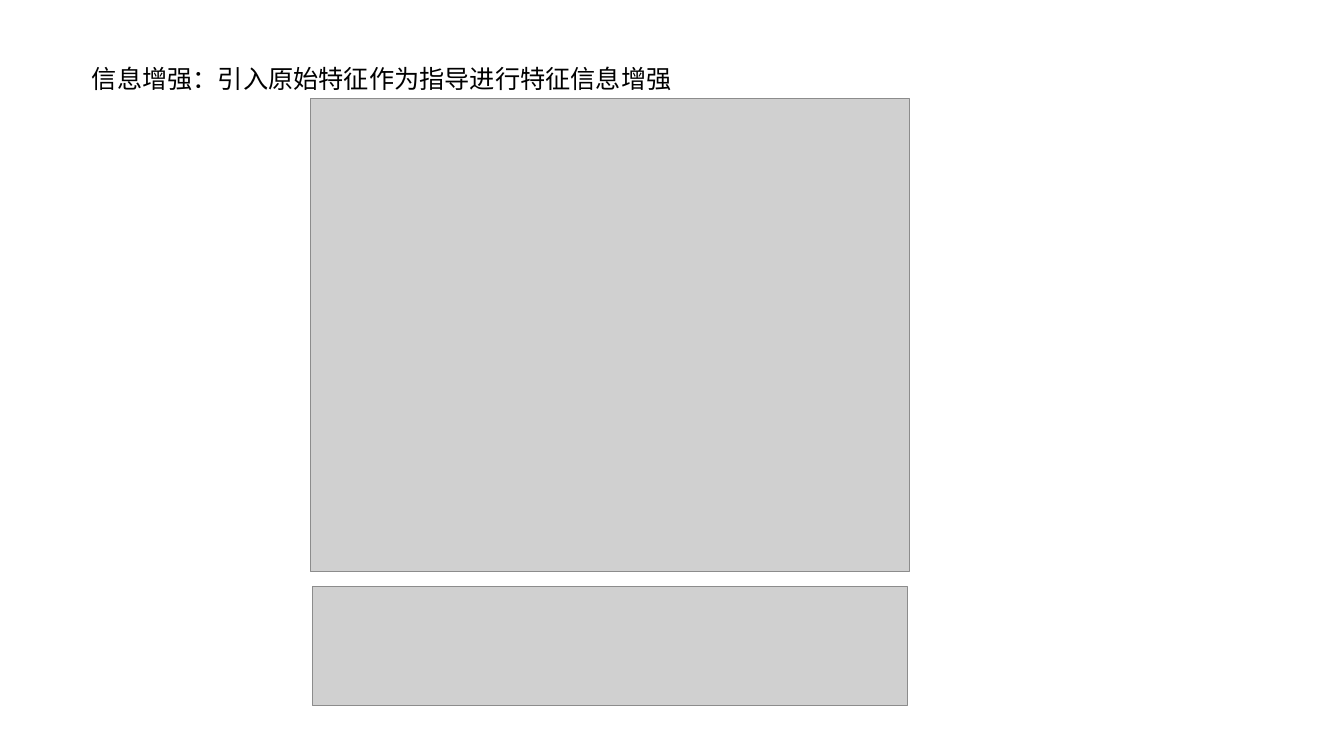
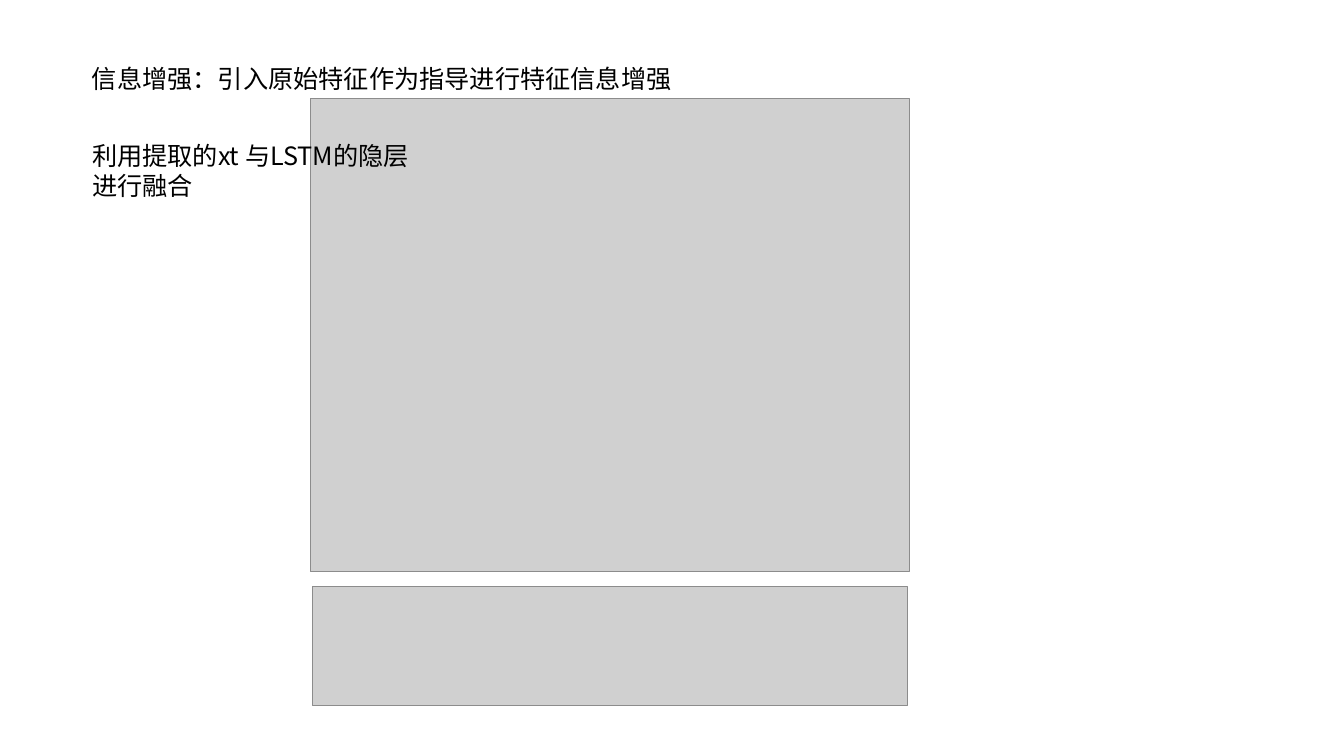
Before and after one commit to TheClearwind/MyPostgraduateLife, a slide deck: slide 6 of 相机定位.pptx (slide 5 before the commit). Drawn at 1344x756 pixels with LibreOffice and Linux fonts; fonts in the diff are those of the drawing; grey boxes stand for pictures. Boxes give left, top, right and bottom in pixels: in the first picture for what was removed or moved away, otherwise in the second. Text is boxed around its words. In the diff, an @@ line names an element or a change of style, - is before the commit and + after.

```diff
--- a/相机定位.pptx
+++ b/相机定位.pptx
@@ text added at (92,139,409,171), 18 pt, text #000000 @@
+利用提取的xt 与LSTM的隐层进行融合
```
Also in this commit, not shown: 1 other slide changed, 1 slide added, 3 other files.
